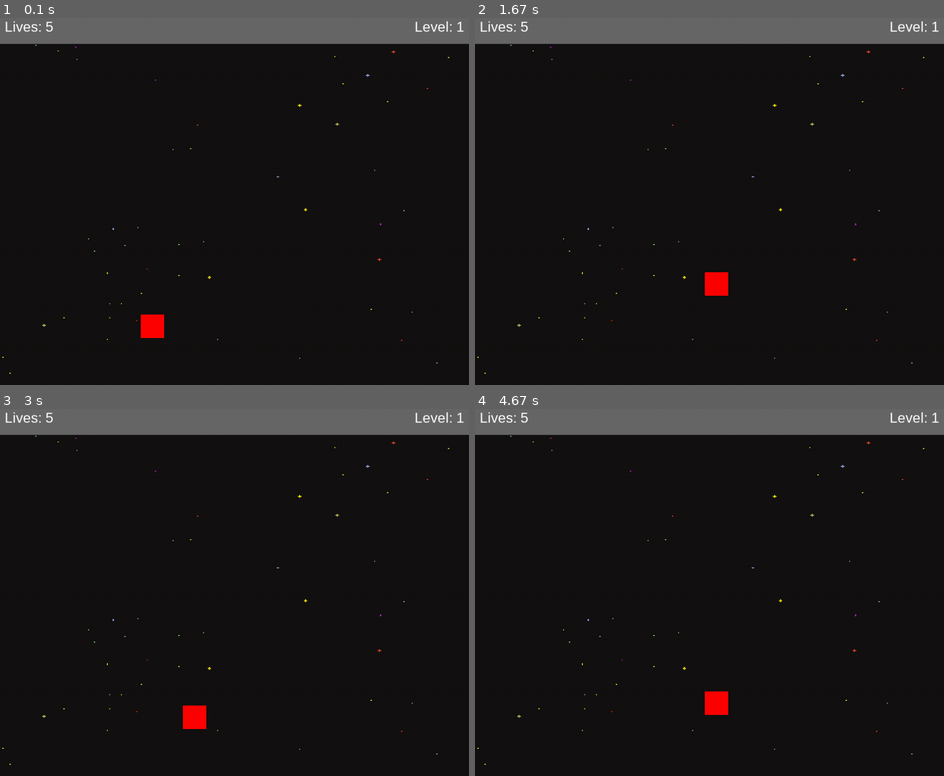
Above: before the commit, frames 1-4 (two rows, left to right).
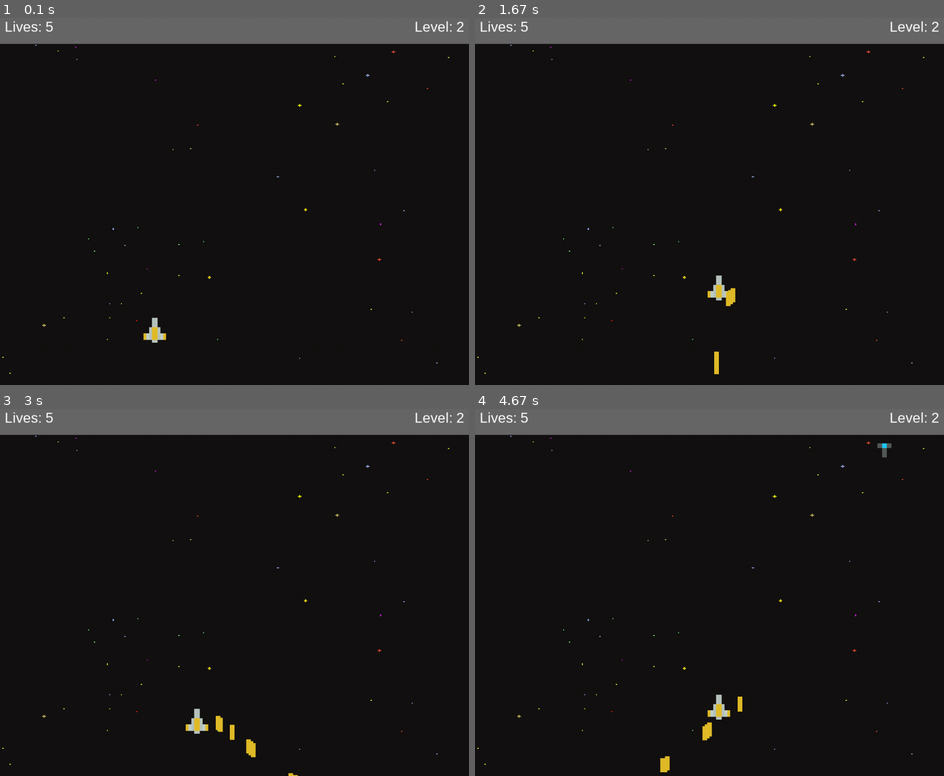
Above: after the commit, the same moments.

Repository: Arunkumar-60/pygame-builds
Game: pygame game, started from Galaxy_Invader/main.py
Same seed, same stepped clock (60 frames per second), same inputs: the game is played once before the commit and once after it.
Inputs:
- Up to frame 1 (0.1 s): no input
- Up to frame 2 (1.67 s): tap Space at 0.33, 0.73, 1.03, 1.23, 1.57 s; hold Right 0.67-1.13 s; hold W 1.17-1.47 s; hold Right from 1.5 s (still down)
- Up to frame 3 (3 s): tap Space at 1.87, 2.07, 2.37, 2.63, 2.97 s; release Right at 1.97 s; hold A 2-2.53 s; hold Down 2.57-2.87 s; hold A from 2.9 s (still down)
- Up to frame 4 (4.67 s): tap Space at 3.27, 3.4, 3.8, 4.1, 4.47 s; release A at 3.3 s; hold Up 3.33-3.7 s; hold D 3.73-4.37 s; hold Down from 4.4 s (still down)

The runs differ from the first frame. In frame 1, 0.4% of the frame differs, in the area x 30-99%, y 0-89%; in frame 2, 0.5%; in frame 3, 0.6%; in frame 4, 0.7%, in the area x 39-99%, y 0-100%.

Commit message:
Update main.py

Diff:
--- a/Galaxy_Invader/main.py
+++ b/Galaxy_Invader/main.py
@@ -96,7 +96,46 @@
 
 BACKGROUND_IMAGE = pygame.transform.scale(pygame.image.load(os.path.join('Assets/Img', 'background-black.png')), (WINDOW_WIDTH, WINDOW_HEIGHT))
 
+
+# Ship dimensions
+
+SHIP_WIDTH = 60
+SHIP_HEIGHT = 60
+
+#enemies
+
+ENEMY_WIDTH = 50
+ENEMY_HEIGHT = 50
+
+
+def collide(obj1,obj2):
+    offset_x = obj2.x - obj1.x
+    offset_y = obj2.y - obj1.y
+    return obj1.mask.overlap(obj2.mask , (offset_y,offset_y)) != None
+
+class Laser:
+    def __init__(self, x, y, img):
+        self.x = x
+        self.y = y
+        self.img = img
+        self.mask = pygame.mask.from_surface(self.img)
+
+    def draw(self, window):
+        window.blit(self.img, (self.x, self.y))
+
+    def move(self, LASER_VELOCITY):
+        self.y -= LASER_VELOCITY
+
+    def off_screen(self,height):
+        return not (self.y <= height and self.y>=0)
+
+    def collision(self, obj):
+        return collide(self, obj)
+
+
 class Ship:
+
+    COOLDOWN = 30
     def __init__(self, x, y, health=100):
         self.x = x
         self.y = y
@@ -104,19 +143,99 @@
         self.ship_img = None
         self.laser_img = None
         self.cooldown_counter = 0
+        self.lasers=[]
+
+
 
     def draw(self, window):
-        pygame.draw.rect(GAME_WINDOW, RED , (self.x,self.y,50,50))
-
+        window.blit(self.ship_img, (self.x,self.y))
+        for lasers in self.lasers:
+            lasers.draw(window)
+
+    def move_lasers(self,LASER_VELOCITY,objs):
+        self.cooldown()
+        for laser in self.lasers:
+            laser.move(LASER_VELOCITY)
+            if laser.off_screen(WINDOW_HEIGHT):
+                self.lasers.remove(laser)
+            elif laser.collision(objs):
+                self.health -= 10
+                self.lasers.remove(laser)
+
+    def cooldown(self):
+        if self.cooldown_counter >= self.COOLDOWN:
+            self.cooldown_counter =0
+        elif self.cooldown_counter > 0:
+            self.cooldown_counter = 0
+
+    def shoot(self):
+        if self.cooldown_counter == 0:
+            laser = Laser(self.x + self.get_width() // 2 - 5, self.y - 10, self.laser_img)
+            self.lasers.append(laser)
+            self.cooldown_counter = 1
+
+
+    def get_width(self):
+        return self.ship_img.get_width()
+
+    def get_height(self):
+        return self.ship_img.get_height()
+
+class Player(Ship):
+    def __init__(self, x, y, health=100):
+        super().__init__(x, y, health)
+
+        self.ship_img = pygame.transform.scale(YELLOW_SPACE_SHIP_IMAGE,(SHIP_WIDTH,SHIP_HEIGHT))
+        self.laser_img = YELLOW_LASER_IMAGE
+        self.mask = pygame.mask.from_surface(self.ship_img)
+        self.max_health =  health
+
+
+    def move_lasers(self,LASER_VELOCITY,objs):
+        self.cooldown()
+        for laser in self.lasers:
+            laser.move(LASER_VELOCITY)
+            if laser.off_screen(WINDOW_HEIGHT):
+                self.lasers.remove(laser)
+            else:
+                for obj in objs:
+                    if laser.collision(obj):
+                        objs.remove(obj)
+                        self.lasers.remove(laser)
+
+
+class Enemy(Ship):
+    #dictonary to map issues
+    COLOR_MAP = {
+        RED: (pygame.transform.rotate(pygame.transform.scale(RED_SPACE_SHIP_IMAGE,(ENEMY_WIDTH,ENEMY_HEIGHT)),180),RED_LASER_IMAGE),
+        GREEN: (pygame.transform.rotate(pygame.transform.scale(GREEN_SPACE_SHIP_IMAGE,(ENEMY_WIDTH,ENEMY_HEIGHT)),180),GREEN_LASER_IMAGE),
+        BLUE: (pygame.transform.rotate(pygame.transform.scale(BLUE_SPACE_SHIP_IMAGE,(ENEMY_WIDTH,ENEMY_HEIGHT)),180),BLUE_LASER_IMAGE)
+    }
+    def __init__(self, x, y,color ,health=100):
+        super().__init__(x, y, health)
+
+        self.ship_img, self.laser_img = self.COLOR_MAP[color]
+        self.mask = pygame.mask.from_surface(self.ship_img)
+        self.max_health = health
+    def move(self,ENEMY_VELOCITY):
+        self.y += ENEMY_VELOCITY
 
 # Game loop
 def main():
     run = True
-    clock = pygame.time.Clock()
     level = 1
     lives = 5
-
-    ship = Ship(300,650)
+    clock = pygame.time.Clock()
+    main_font = pygame.font.SysFont('arial',50)
+    lost_font = pygame.font.SysFont('arial', 70)
+
+    WAVE_LENGTH = 0
+    ENEMY_VELOCITY =1
+    LASER_VELOCITY = 4
+    lost = False
+    player = Player(300,650)
+
+    enemies = []
 
 
     def redraw_window():
@@ -127,19 +246,46 @@
 
         GAME_STATS.width= WINDOW_WIDTH
         GAME_STATS.height= max(lives_label.get_height(),level_label.get_height()) + padding_y*2
+
+
+        for enemy in enemies:
+            enemy.draw(GAME_WINDOW)
+        player.draw(GAME_WINDOW)
+
+
+
+
+
         pygame.draw.rect(GAME_WINDOW, GREY, GAME_STATS)
         GAME_WINDOW.blit(lives_label, (padding_x, padding_y))
         GAME_WINDOW.blit(level_label, (WINDOW_WIDTH-level_label.get_width()-padding_x,padding_y))
-        ship.draw(GAME_WINDOW)
-
-
-
+        if lost:
+            GAME_WINDOW.blit(lost_font.render('Game Over!',1, RED), (WINDOW_WIDTH/2 - lost_font.render('Game Over!',1, RED).get_width()/2, WINDOW_HEIGHT/2))
 
 
         pygame.display.update()
 
     while run:
         clock.tick(FPS)
+        redraw_window()
+
+        if lives <=0 or player.health <=0:
+            lost = True
+
+            lost_count +=1
+            if lost_count > 3 * FPS:
+                run=False
+            else:
+                continue
+
+
+        if len(enemies)==0:
+            level += 1
+            WAVE_LENGTH += 5
+            for i in range(WAVE_LENGTH):
+                enemy = Enemy(random.randrange(50, WINDOW_WIDTH-50-ENEMY_WIDTH),random.randint(-1000,-10),random.choice([RED,GREEN,BLUE]))
+                enemies.append(enemy)
+
         for event in pygame.event.get():
             if event.type == pygame.QUIT:
                 run = False
@@ -150,18 +296,25 @@
                     pygame.quit()
 
         keys = pygame.key.get_pressed()
-        if (keys[pygame.K_a] or keys[pygame.K_LEFT]) and (ship.x-PLAYER_VELOCITY>0): #left
-            ship.x -= PLAYER_VELOCITY
-        if (keys[pygame.K_d] or keys[pygame.K_RIGHT]) and (ship.x-PLAYER_VELOCITY + 50)<WINDOW_WIDTH: #right
-            ship.x += PLAYER_VELOCITY
-        if (keys[pygame.K_w] or keys[pygame.K_UP]) and (ship.y - PLAYER_VELOCITY > 0 + GAME_STATS.height ): #up
-            ship.y -= PLAYER_VELOCITY
-        if (keys[pygame.K_s] or keys[pygame.K_DOWN]) and (ship.y + PLAYER_VELOCITY + 50 <WINDOW_HEIGHT): #down
-            ship.y += PLAYER_VELOCITY
-
-
-
-
+        if (keys[pygame.K_a] or keys[pygame.K_LEFT]) and (player.x-PLAYER_VELOCITY > 0): #left
+            player.x -= PLAYER_VELOCITY
+        if (keys[pygame.K_d] or keys[pygame.K_RIGHT]) and (player.x+PLAYER_VELOCITY) < WINDOW_WIDTH - player.get_width() : #right
+            player.x += PLAYER_VELOCITY
+        if (keys[pygame.K_w] or keys[pygame.K_UP]) and (player.y - PLAYER_VELOCITY > 0 + GAME_STATS.height ): #up
+            player.y -= PLAYER_VELOCITY
+        if (keys[pygame.K_s] or keys[pygame.K_DOWN]) and (player.y + PLAYER_VELOCITY + player.get_height() <WINDOW_HEIGHT ): #down
+            player.y += PLAYER_VELOCITY
+        if keys[pygame.K_SPACE]:
+            player.shoot()
+
+        for enemy in enemies[:]:
+            enemy.move(ENEMY_VELOCITY)
+            enemy.move_lasers(LASER_VELOCITY,player)
+            if enemy.y + enemy.get_height() > WINDOW_HEIGHT:
+                lives -= 1
+                enemies.remove(enemy)
+
+        player.move_lasers( 0 - LASER_VELOCITY , enemies)
         redraw_window()
 
 
